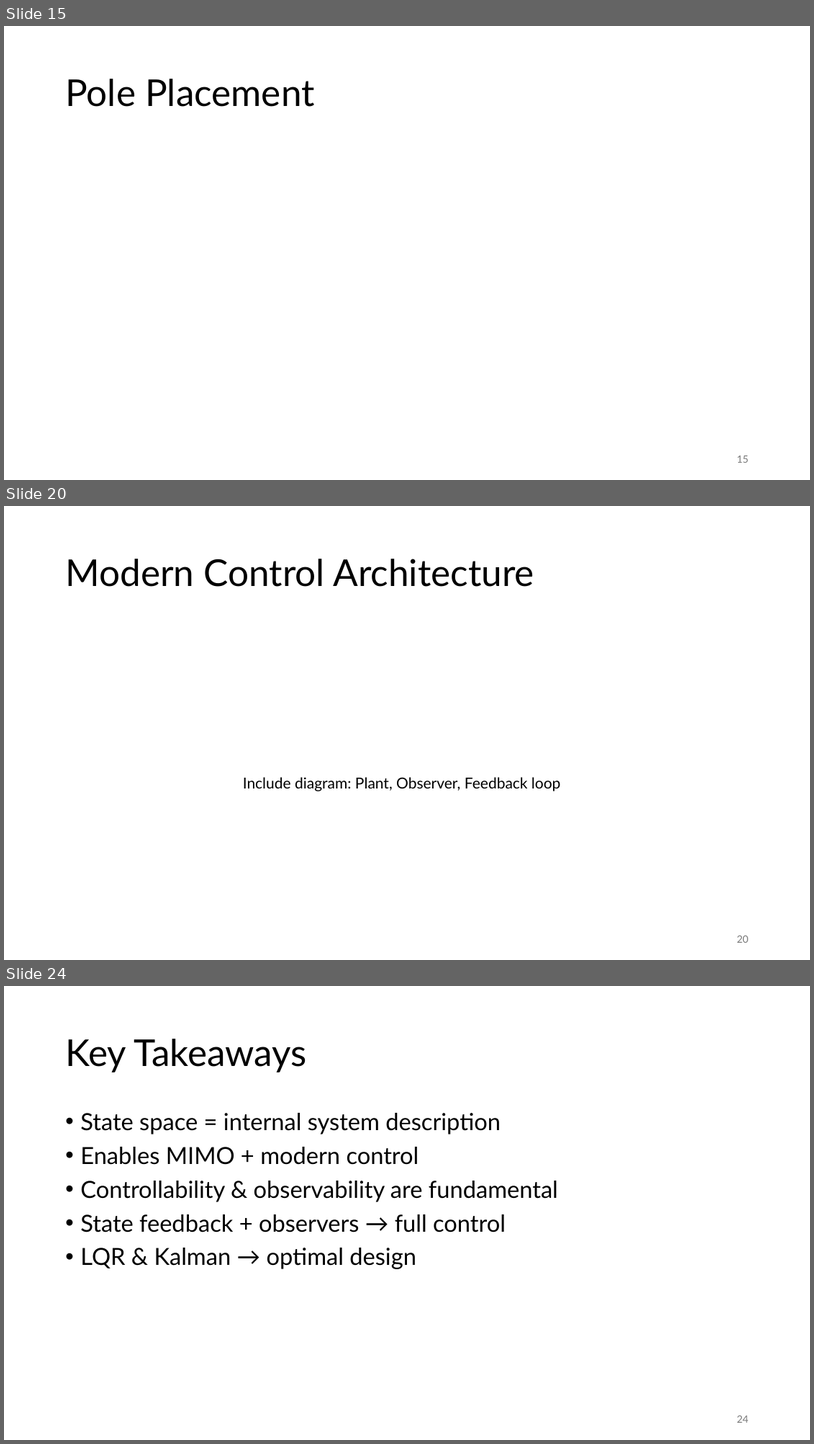
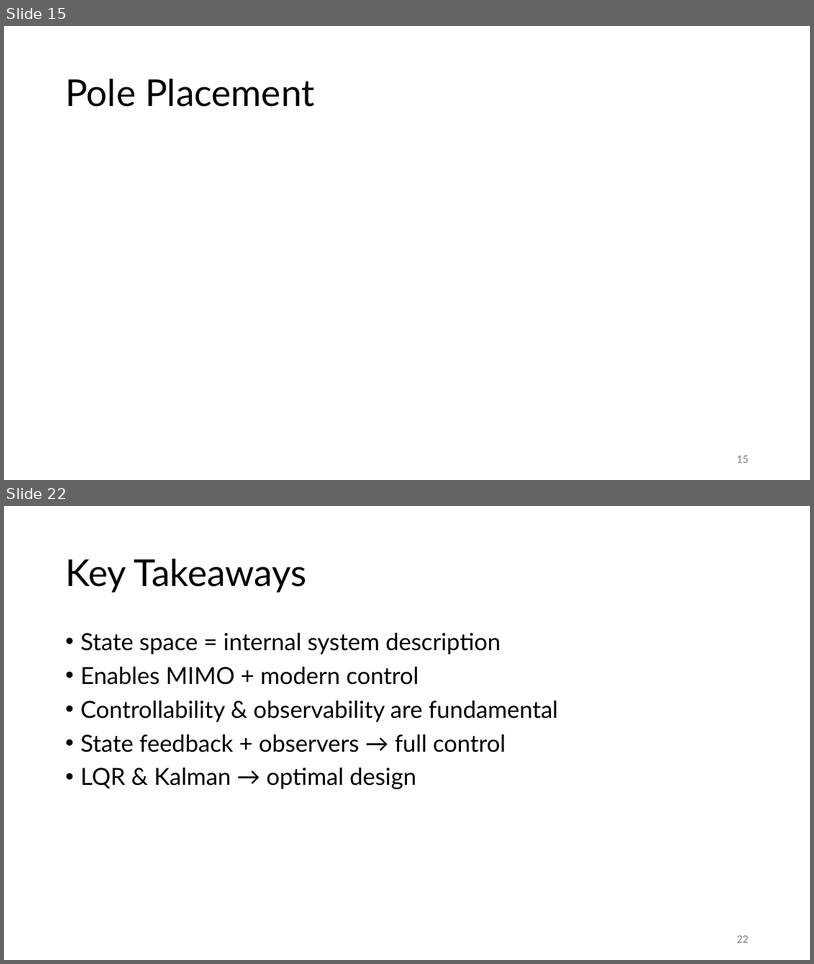
Before and after one commit to FelixWick/control_engineering, a slide deck: slides/7_state_space.pptx. Shown one above the other, each under a label of ours: slides 15, 20 and 24 before the commit, slides 15 and 22 after it; the slides between them are not shown. The pictures are 814x1444 and 814x964 pixels, drawn with LibreOffice and Linux fonts; fonts in the diff are those of the drawing; grey boxes stand for pictures. Boxes give left, top, right and bottom in pixels: in the first picture for what was removed or moved away, otherwise in the second. Text is boxed around its words. In the diff, an @@ line names an element or a change of style, - is before the commit and + after.

```diff
--- a/slides/7_state_space.pptx
+++ b/slides/7_state_space.pptx
@@ slide 20 removed at (x1=4, y1=506, x2=810, y2=960), background #FFFFFF @@
@@ title removed at (x1=65, y1=559, x2=535, y2=587) @@
-Modern Control Architecture
@@ text removed at (x1=243, y1=777, x2=561, y2=791) @@
-Include diagram: Plant, Observer, Feedback loop
@@ page number removed at (x1=737, y1=935, x2=748, y2=942) @@
-20
@@ what was slide 24 is now slide 22 @@
@@ page number at (x1=737, y1=935, x2=748, y2=942): text changed @@
-24
+22
```
Also in this commit, not shown: 4 slides changed, 2 slides added, 3 other slides removed, 1 other file.
